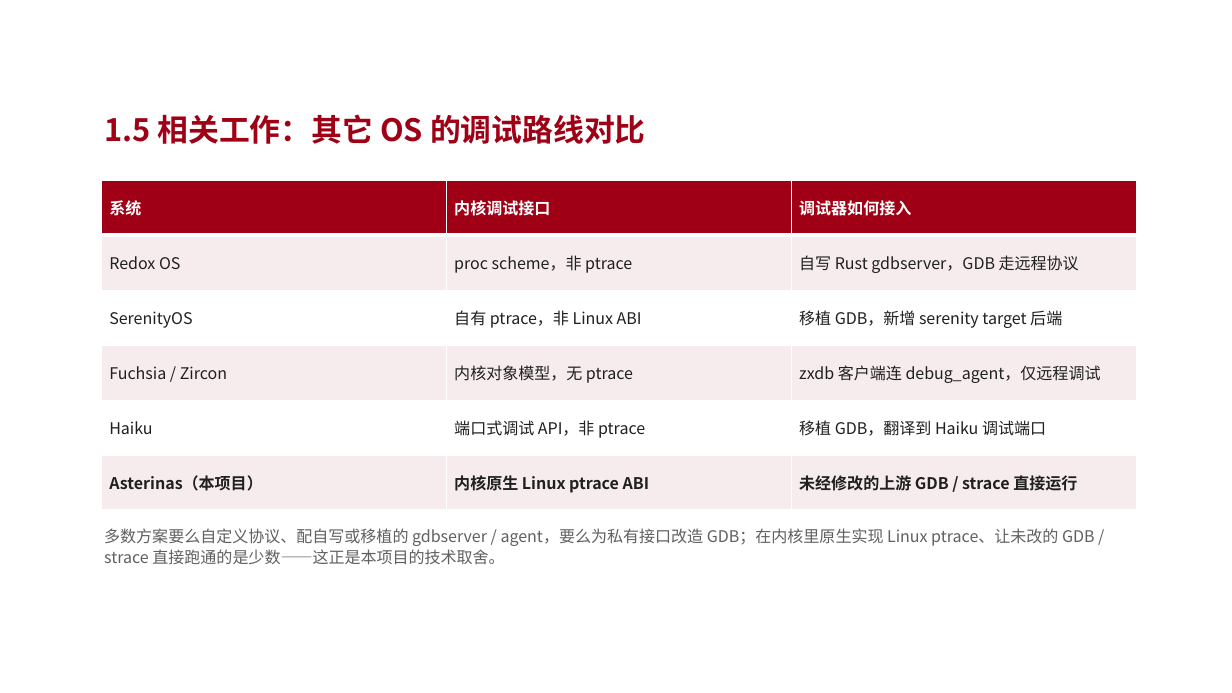
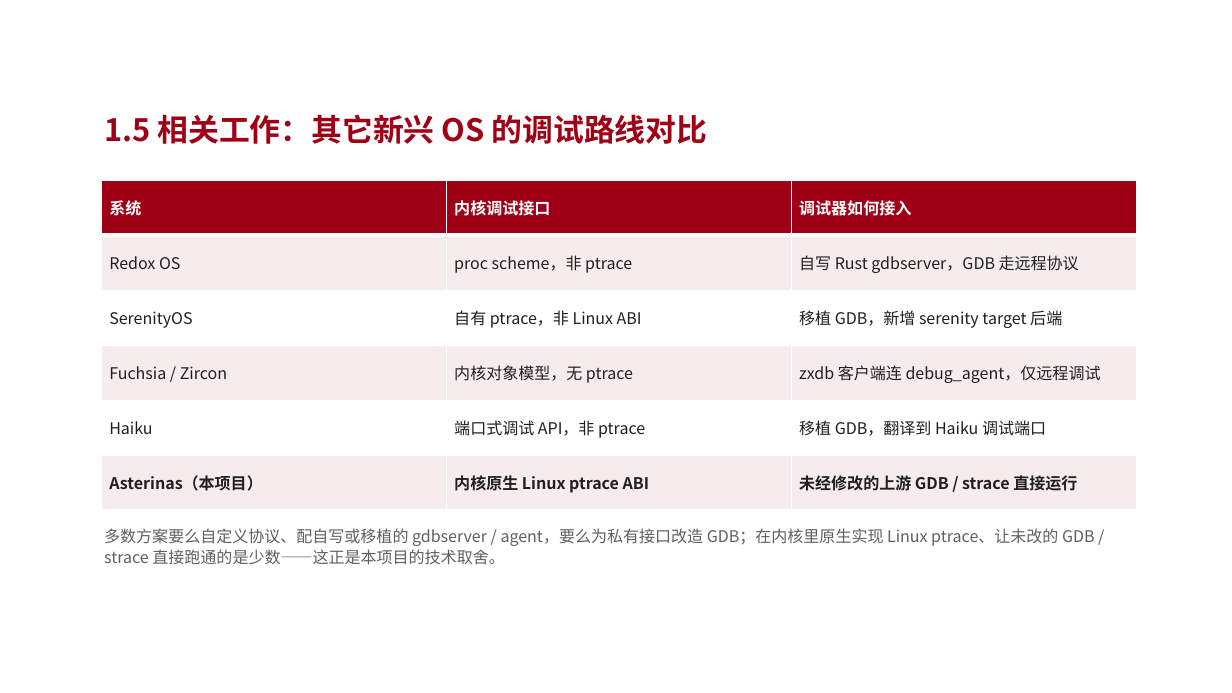
Before and after one commit to vvvvsv/asterinas, a slide deck: slide 8 of research_practice/答辩-科研实践.pptx. Drawn at 1232x693 pixels with LibreOffice and Linux fonts; fonts in the diff are those of the drawing; background and template pictures are left out. Boxes give left, top, right and bottom in pixels: in the first picture for what was removed or moved away, otherwise in the second. Text is boxed around its words. In the diff, an @@ line names an element or a change of style, - is before the commit and + after.

```diff
--- a/research_practice/答辩-科研实践.pptx
+++ b/research_practice/答辩-科研实践.pptx
@@ text at box(104, 114, 708, 144): text changed @@
-1.5 相关工作：其它 OS 的调试路线对比
+1.5 相关工作：其它新兴 OS 的调试路线对比
```
Also in this commit, not shown: 8 other slides changed, 2 slides added, 2 slides removed, 2 other files.
